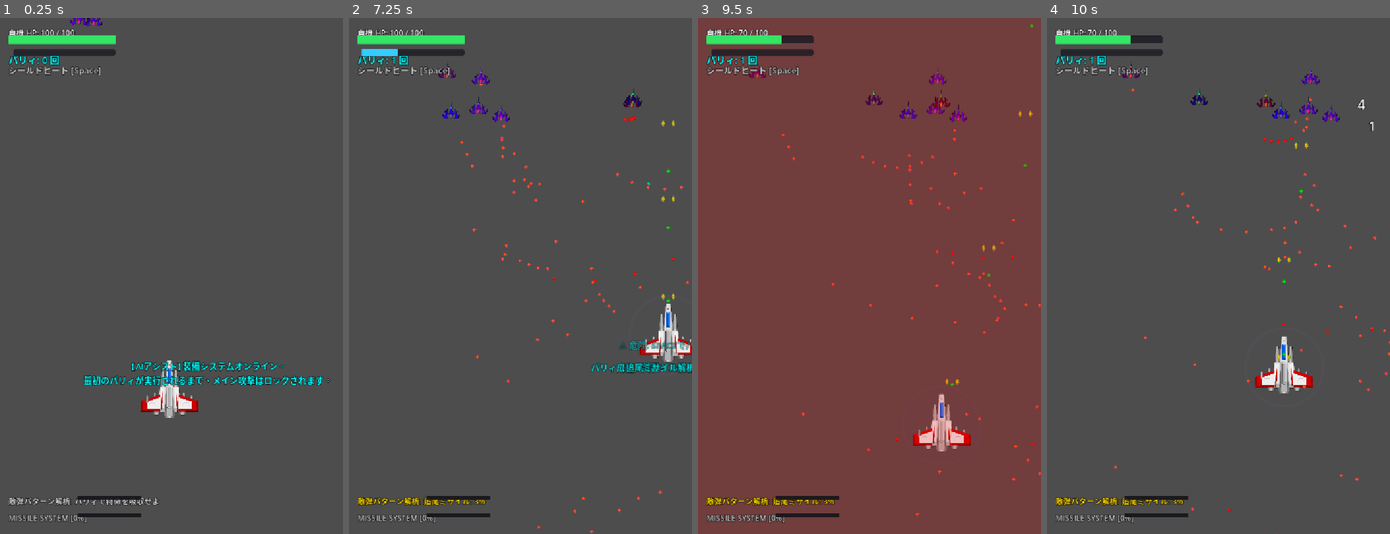
Above: before the commit, frames 1-4 (left to right).
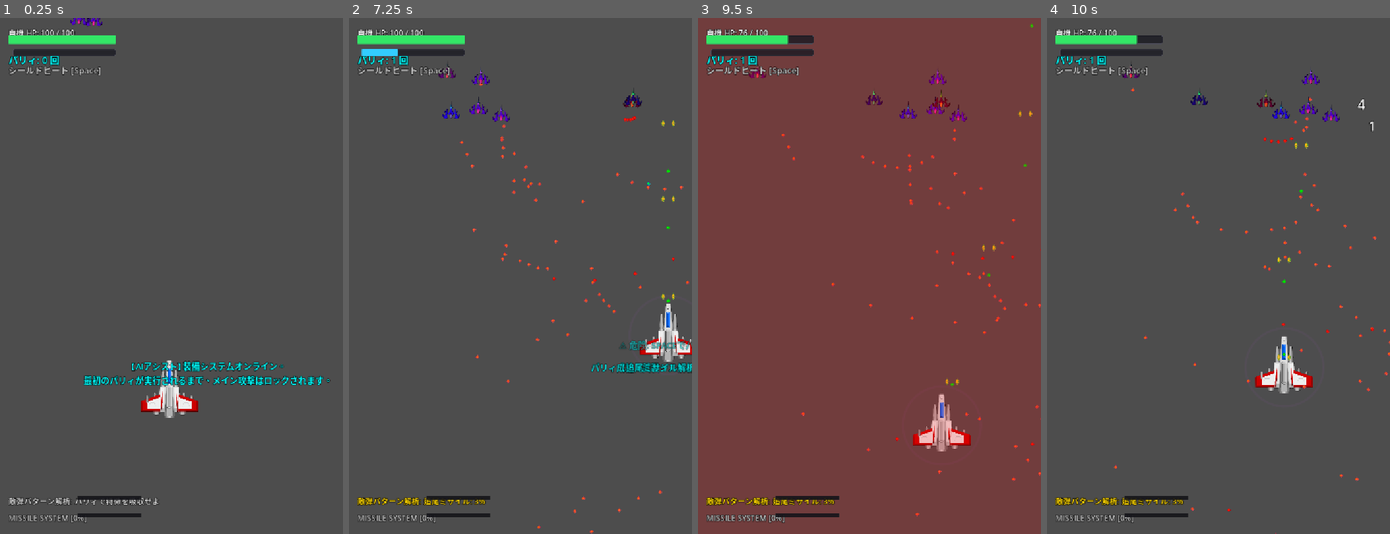
Above: after the commit, the same moments.

Repository: prapro-ou/-HP
Game: Godot game, scene res://game/main.tscn
Same seed, same stepped clock (60 frames per second), same inputs: the game is played once before the commit and once after it. This scene is started directly instead of the project's main scene.
Inputs (mouse positions are in pixels of both pictures, inside the frame that each line leads up to):
- Up to frame 1 (0.25 s): no input
- Up to frame 2 (7.25 s): tap Enter (ui_accept) at 0.5, 0.77, 1.52, 3.02, 3.77, 4.52, 6.02, 6.77 s; move the mouse to (595, 250) at 0.52 s; hold Right (ui_right) 0.53-1.28 s; hold Shift 0.53-1.28 s; click (595, 250) at 0.67 s; move the mouse to (451, 301) at 1.27 s; hold Down (ui_down) 1.28-2.03 s; tap Z at 1.35 s; move the mouse to (554, 162) at 2.02 s; hold Right (ui_right) 2.03-2.78 s; hold C 2.03-2.78 s; move the mouse to (503, 379) at 2.77 s; hold Up (ui_up) 2.78-3.53 s; tap Space at 2.85 s; click (503, 379) at 2.92 s; move the mouse to (623, 353) at 3.52 s; hold X 3.53-4.28 s; hold Left (ui_left) 3.53-5.03 s; move the mouse to (417, 198) at 4.27 s; tap Shift at 4.35 s; move the mouse to (537, 276) at 5.02 s; hold Down (ui_down) 5.03-5.78 s; hold Z 5.03-5.78 s; click (537, 276) at 5.17 s; move the mouse to (469, 147) at 5.77 s; hold Right (ui_right) 5.78-6.53 s; tap C at 5.85 s; move the mouse to (595, 250) at 6.52 s; hold Up (ui_up) from 6.53 s (still down); hold Space from 6.53 s (still down)
- Up to frame 3 (9.5 s): move the mouse to (800, 301) at 7.27 s; release Up (ui_up) at 7.28 s; release Space at 7.28 s; hold Right (ui_right) 7.28-8.03 s; tap X at 7.35 s; click (800, 301) at 7.42 s; tap Enter (ui_accept) at 7.52, 9.02 s; move the mouse to (903, 162) at 8.02 s; hold Down (ui_down) 8.03-8.78 s; hold Shift 8.03-8.78 s; move the mouse to (852, 379) at 8.77 s; hold Left (ui_left) from 8.78 s (still down); tap Z at 8.85 s
- Up to frame 4 (10 s): move the mouse to (1321, 353) at 9.52 s; release Left (ui_left) at 9.53 s; hold Up (ui_up) from 9.53 s (still down); hold C from 9.53 s (still down); click (1321, 353) at 9.67 s; tap Enter (ui_accept) at 9.77 s

Frames 1-2 are identical in both runs. In frame 3, less than 0.1% of the frame differs, in the area x 13-27%, y 2-6%; in frame 4, less than 0.1%.

Commit message:
難易度の適正化

Diff:
--- a/game/bullets/enemy_bullet.gd
+++ b/game/bullets/enemy_bullet.gd
@@ -25,7 +25,7 @@
 const SCREEN_OFFSCREEN_MARGIN: float = 50.0
 
 @export var speed: float = 200.0
-@export var damage: int = 10
+@export var damage: int = 8
 
 var velocity: Vector2 = Vector2.ZERO
 var is_friendly: bool = false
--- a/game/enemies/boss/boss.gd
+++ b/game/enemies/boss/boss.gd
@@ -154,11 +154,11 @@
 
 
 func process_attacks() -> void:
-	var interval = 1.0
+	var interval = 2.5
 	if not laser_alive and not missile_alive:
-		interval = 0.45
+		interval = 1.5
 	elif not laser_alive or not missile_alive:
-		interval = 0.70
+		interval = 2.0
 
 	if fire_timer >= interval:
 		fire_timer = 0.0
@@ -243,7 +243,7 @@
 			var dir = Vector2(cos(rad), sin(rad))
 			spawn_bullet(dir, BULLET_TYPE_LASER, speed_spiral, core_node.global_position)
 
-		var charge_interval = 1.8 if stage_number == 2 else 2.2
+		var charge_interval = 4.0 if stage_number == 2 else 5.0
 		if pattern_timer >= charge_interval:
 			pattern_timer = 0.0
 			start_charge_attack()
--- a/game/enemies/drone/enemy_drone.gd
+++ b/game/enemies/drone/enemy_drone.gd
@@ -21,7 +21,7 @@
 const COLOR_MISSILE = Color(0.8, 0.4, 1.0)
 
 # デフォルト数値定数
-const DEFAULT_DRONE_HP: int = 380
+const DEFAULT_DRONE_HP: int = 200
 const DEFAULT_DRONE_SPEED: float = 160.0
 const SCREEN_MARGIN_X: float = 60.0
 
--- a/game/stages/base_stage.gd
+++ b/game/stages/base_stage.gd
@@ -41,16 +41,16 @@
 
 class BossConfig:
 	var name: String = "古代防衛兵器"
-	var max_hp: int = 6000
-	var laser_hp: int = 1200
-	var missile_hp: int = 1200
-	var core_hp: int = 3600
+	var max_hp: int = 2400
+	var laser_hp: int = 500
+	var missile_hp: int = 500
+	var core_hp: int = 1400
 	var base_move_speed: float = 140.0
 	var energy_laser: float = 30.0
 	var energy_missile: float = 30.0
 	var energy_core: float = 40.0
 	var enable_support_drones: bool = false
-	var support_drone_interval: float = 12.0
+	var support_drone_interval: float = 20.0
 
 class RewardConfig:
 	var counter_weapon_unlock: String = ""
--- a/game/stages/stage_1.gd
+++ b/game/stages/stage_1.gd
@@ -65,9 +65,9 @@
 
 func _setup_boss() -> void:
 	boss_config.name = "古代防衛兵器"
-	boss_config.laser_hp = 1200
-	boss_config.missile_hp = 1200
-	boss_config.core_hp = 3600
+	boss_config.laser_hp = 500
+	boss_config.missile_hp = 500
+	boss_config.core_hp = 1400
 	boss_config.max_hp = boss_config.laser_hp + boss_config.missile_hp + boss_config.core_hp
 	boss_config.base_move_speed = 140.0
 	boss_config.energy_laser = 30.0
--- a/game/stages/stage_2.gd
+++ b/game/stages/stage_2.gd
@@ -63,16 +63,16 @@
 
 func _setup_boss() -> void:
 	boss_config.name = "古代防衛兵器・オーバーロード"
-	boss_config.laser_hp = 2000
-	boss_config.missile_hp = 2000
-	boss_config.core_hp = 5500
+	boss_config.laser_hp = 700
+	boss_config.missile_hp = 700
+	boss_config.core_hp = 1800
 	boss_config.max_hp = boss_config.laser_hp + boss_config.missile_hp + boss_config.core_hp
 	boss_config.base_move_speed = 190.0
 	boss_config.energy_laser = 45.0
 	boss_config.energy_missile = 45.0
 	boss_config.energy_core = 55.0
 	boss_config.enable_support_drones = true
-	boss_config.support_drone_interval = 12.0
+	boss_config.support_drone_interval = 20.0
 
 func _setup_rewards() -> void:
 	reward_config.counter_weapon_unlock = "boss_missile"
Not shown, added: game/stages/stage_1.gd.uid
Not shown, added: game/stages/stage_2.gd.uid
